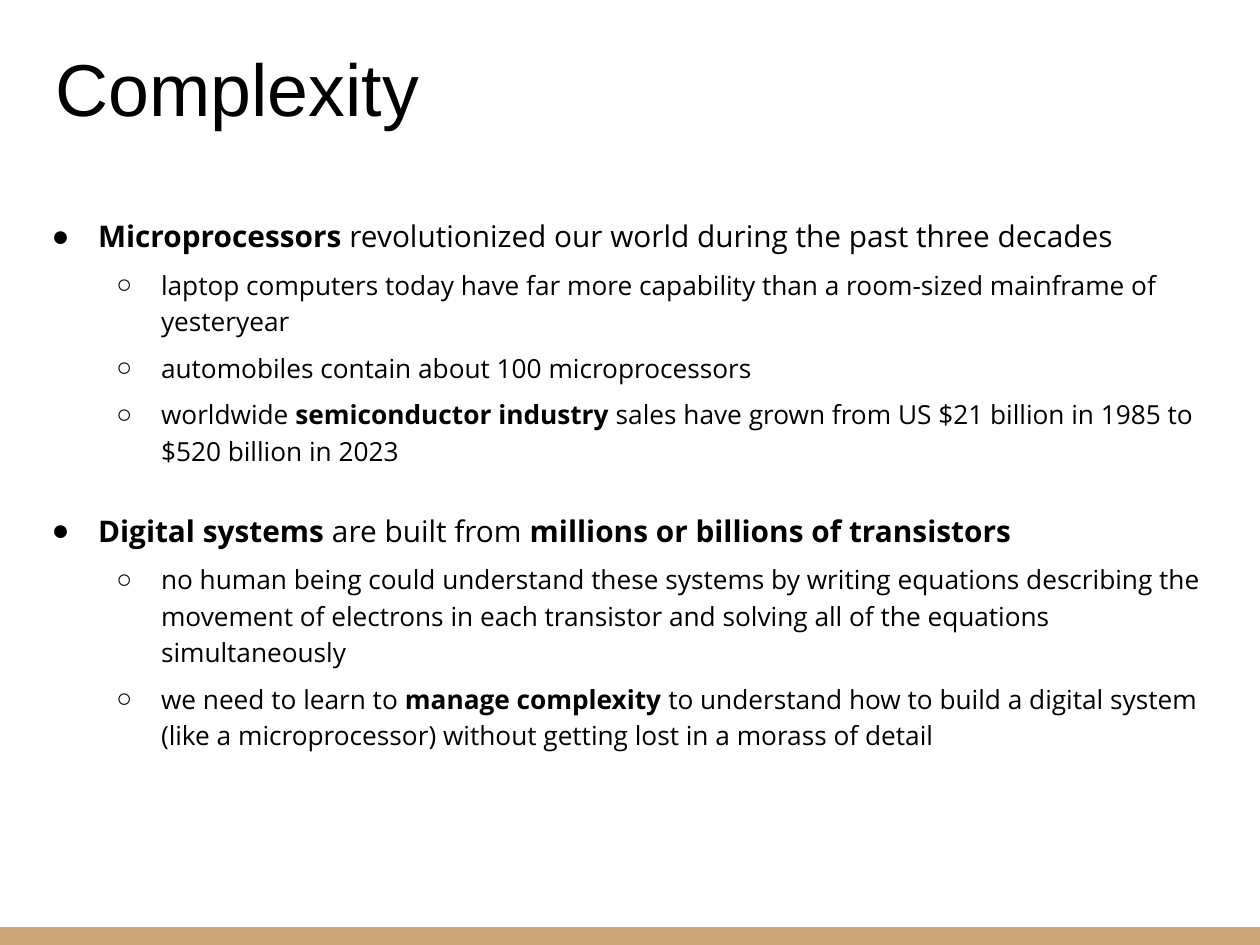
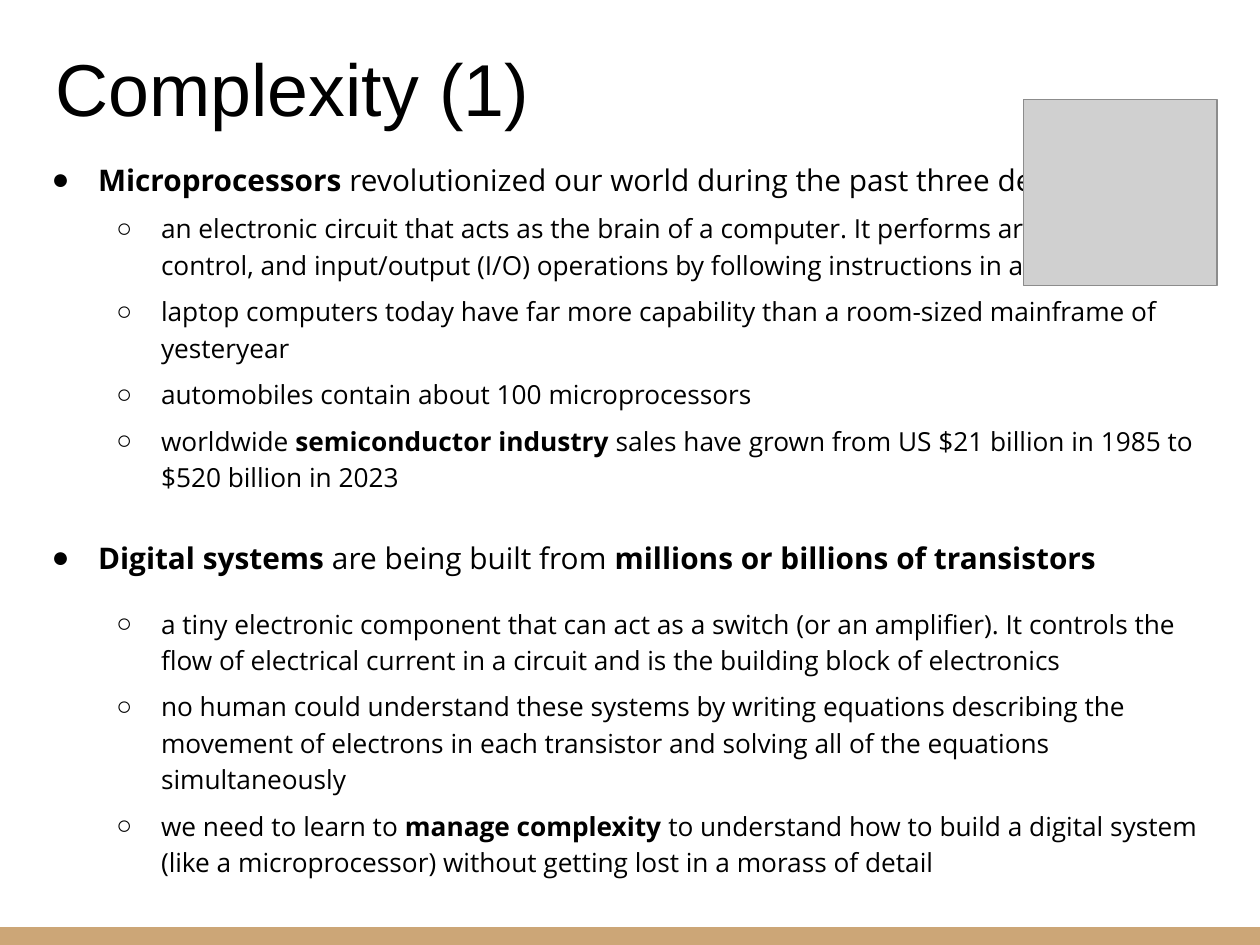
Before and after one commit to riccardoberta/esd, a slide deck: slide 3 of 01 - The Digital Abstraction/01 - The Digital Abstraction.pptx. Drawn at 1260x945 pixels with LibreOffice and Linux fonts; fonts in the diff are those of the drawing; grey boxes stand for pictures. Boxes give left, top, right and bottom in pixels: in the first picture for what was removed or moved away, otherwise in the second. Text is boxed around its words. In the diff, an @@ line names an element or a change of style, - is before the commit and + after.

```diff
--- a/01 - The Digital Abstraction/01 - The Digital Abstraction.pptx
+++ b/01 - The Digital Abstraction/01 - The Digital Abstraction.pptx
@@ title at [56, 62, 529, 130]: text changed @@
-Complexity
+Complexity (1)
@@ picture added at [1023, 100, 1217, 286] @@
@@ text "Microprocessors revolutionized our world during ...": place and size @@
-text "Microprocessors revolutionized our world during ..." at [98, 224, 1199, 752]
+text "Microprocessors revolutionized our world during ..." at [98, 164, 1197, 879]
@@ text at [161, 214, 1129, 282]: paragraph added @@
+  ○ an electronic circuit that acts as the brain of a computer. It performs arithmetic, logic, control, and input/output (I/O) operations by following instructions in a program.
@@ text at [98, 546, 1175, 796]: text changed @@
-● Digital systems are built from millions or billions of transistors
-  ○ no human being could understand these systems by writing equations describing the movement of electrons in each transistor and solving all of the equations simultaneously
+● Digital systems are being built from millions or billions of transistors
+  ○ a tiny electronic component that can act as a switch (or an amplifier). It controls the flow of electrical current in a circuit and is the building block of electronics
+  ○ no human could understand these systems by writing equations describing the movement of electrons in each transistor and solving all of the equations simultaneously
```
Also in this commit, not shown: 1 slide added, 20 other files.
